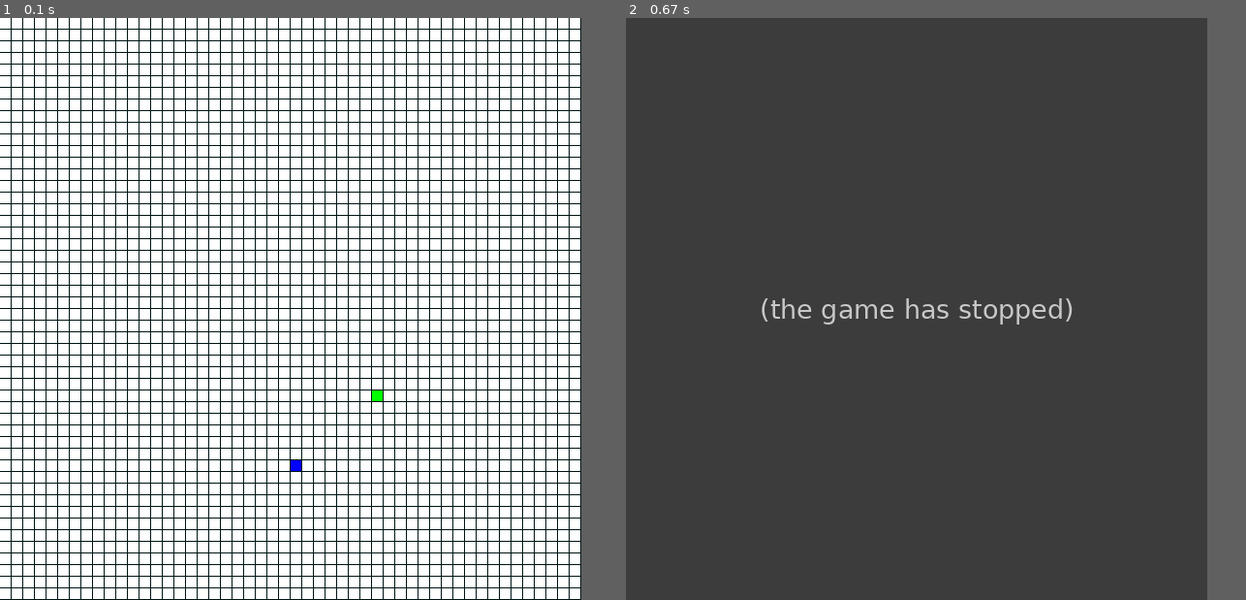
Above: before the commit, frames 1-2 (left to right).
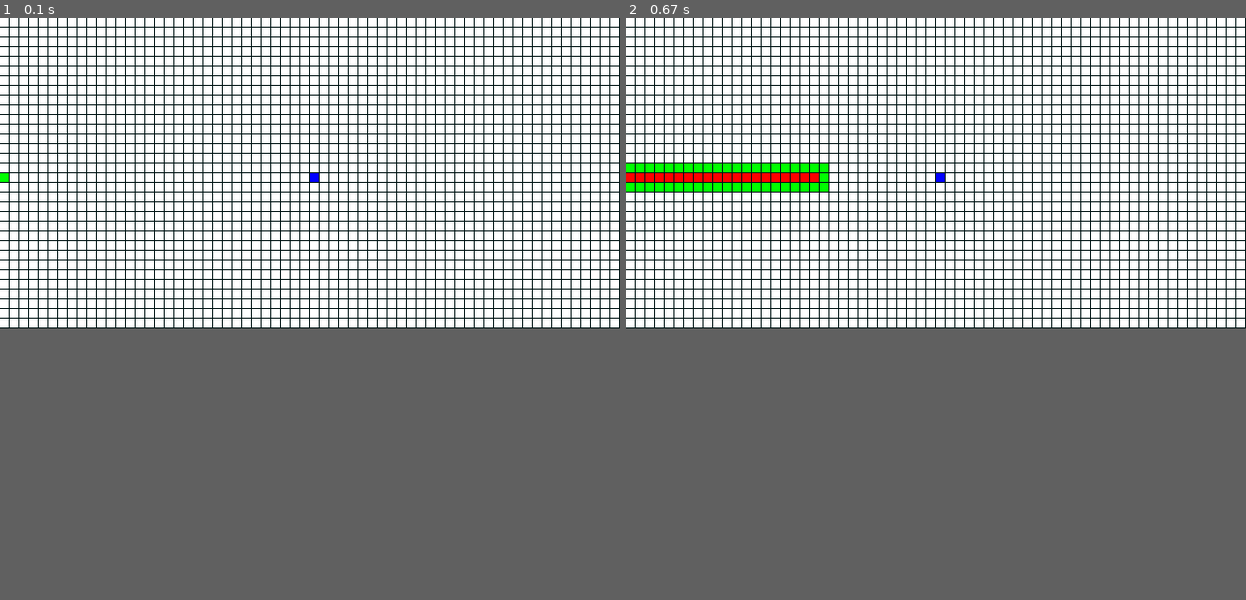
Above: after the commit, the same moments.

Repository: EunicePMV/Arachnophobic
Game: pygame game, started from samples/astar2.py
Same seed, same stepped clock (60 frames per second), same inputs: the game is played once before the commit and once after it.
Inputs:
- Up to frame 1 (0.1 s): no input
- Up to frame 2 (0.67 s): tap W at 0.33 s
The window is 600x600 before the commit and 640x320 after it. Grey fills any space a smaller window leaves; there, only what the larger window draws over its background counts as a difference.

The runs differ from the first frame. In frame 1, 21% of the frame differs, in the area x 0-100%, y 0-100%; in frame 2, 51%, in the area x 0-100%, y 0-54%.
Before the commit the program exited at 0.47 s; later frames show no game.

Commit message:
modified astar2

Diff:
--- a/samples/astar2.py
+++ b/samples/astar2.py
@@ -3,7 +3,7 @@
 
 
 
-size = (width, height) = 600, 600
+size = (width, height) = 640, 320
 
 pygame.init()
 
@@ -11,7 +11,7 @@
 
 clock = pygame.time.Clock()
 
-cols, rows = 50, 50
+cols, rows = 64, 32 #amount of cell
 
 
 grid = []
@@ -80,7 +80,7 @@
     for j in range(rows):
         grid[i][j].add_neighbors(grid)
 
-start = grid[32][32]
+start = grid[0][rows//2]
 end = grid[cols - cols//2][rows - cols//4]
 
 openSet.append(start)
@@ -167,8 +167,8 @@
                     noflag = False
 
         win.fill((0, 20, 20))
-        for i in range(cols):
-            for j in range(rows):
+        for j in range(cols):
+            for i in range(rows):
                 spot = grid[j][i]
                 spot.show(win, (255, 255, 255))
                 if flag and spot in path:
--- a/src/arachno/constants.py
+++ b/src/arachno/constants.py
@@ -8,13 +8,17 @@
 from arachno.player import Player
 
 import pygame as pg
-
-PLAYER = Player("hello")
-SCREEN = Screen(500, 500, "Hello World!").screen
-CLOCK = pg.time.Clock()
+WIDTH = 500
+HEIGHT = 500
+TITLE = "Arachnophobic"
 
 BLACK = (0, 0, 0)
 WHITE = (255, 255, 255)
 RED = (255, 0, 0)
 GREEN = (0, 255, 0)
 BLUE = (0, 0, 255)
+
+SIZE = (WIDTH, HEIGHT)
+PLAYER = Player("hello")
+SCREEN = Screen(SIZE, TITLE).screen
+CLOCK = pg.time.Clock()
--- a/src/arachno/spot.py
+++ b/src/arachno/spot.py
@@ -1,16 +1,38 @@
+import math
 """
 This class is intended for assigning a tile in a grid, for the use of a*
 """
-class Spot():
-    def __init__(self, row, col, total_rows):
-        self.x, self.y = row, col
+class Spot:
+    def __init__(self, col, row):
+        self.x, self.y = col, row
         self.f, self.g, self.h = 0, 0, 0
         self.neighbors = []
         self.prev = None
         self.wall = False
+        # if random.randint(0, 100) < 20:
+        #     self.wall = True
+    def heuristics(self, a, b):
+        return math.sqrt((a.x - b.x)**2 + abs(a.y - b.y)**2)
+    # def show(self, win, col):
+    #     if self.wall == True:
+    #         col = (0, 0, 0)
+    #     pygame.draw.rect(win, col, (self.x*w, self.y*h, w-1, h-1))
 
-    def update_neighbors(self, grid):
-        ...
-
-    def get_pos(self):
-	    return self.row, self.col
+    def add_neighbors(self, grid, cols, rows):
+        if self.x < cols - 1:
+            self.neighbors.append(grid[self.x+1][self.y])
+        if self.x > 0:
+            self.neighbors.append(grid[self.x-1][self.y])
+        if self.y < rows - 1:
+            self.neighbors.append(grid[self.x][self.y+1])
+        if self.y > 0:
+            self.neighbors.append(grid[self.x][self.y-1])
+        #Add Diagonals
+        if self.x < cols - 1 and self.y < rows - 1:
+            self.neighbors.append(grid[self.x+1][self.y+1])
+        if self.x < cols - 1 and self.y > 0:
+            self.neighbors.append(grid[self.x+1][self.y-1])
+        if self.x > 0 and self.y < rows - 1:
+            self.neighbors.append(grid[self.x-1][self.y+1])
+        if self.x > 0 and self.y > 0:
+            self.neighbors.append(grid[self.x-1][self.y-1])
